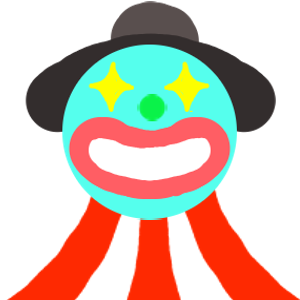
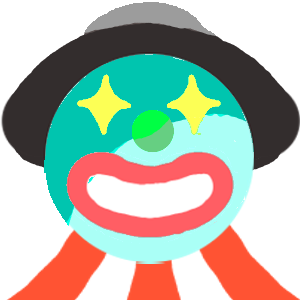
Before/after of a 300 x 300 layered artwork. What changed in the layer stack:
renamed "Paint Layer 6 Merged" to "Paint Layer 10", painted on it over [0, 1, 300, 300]
painted on "Paint Layer 7" over [1, 128, 300, 300]
